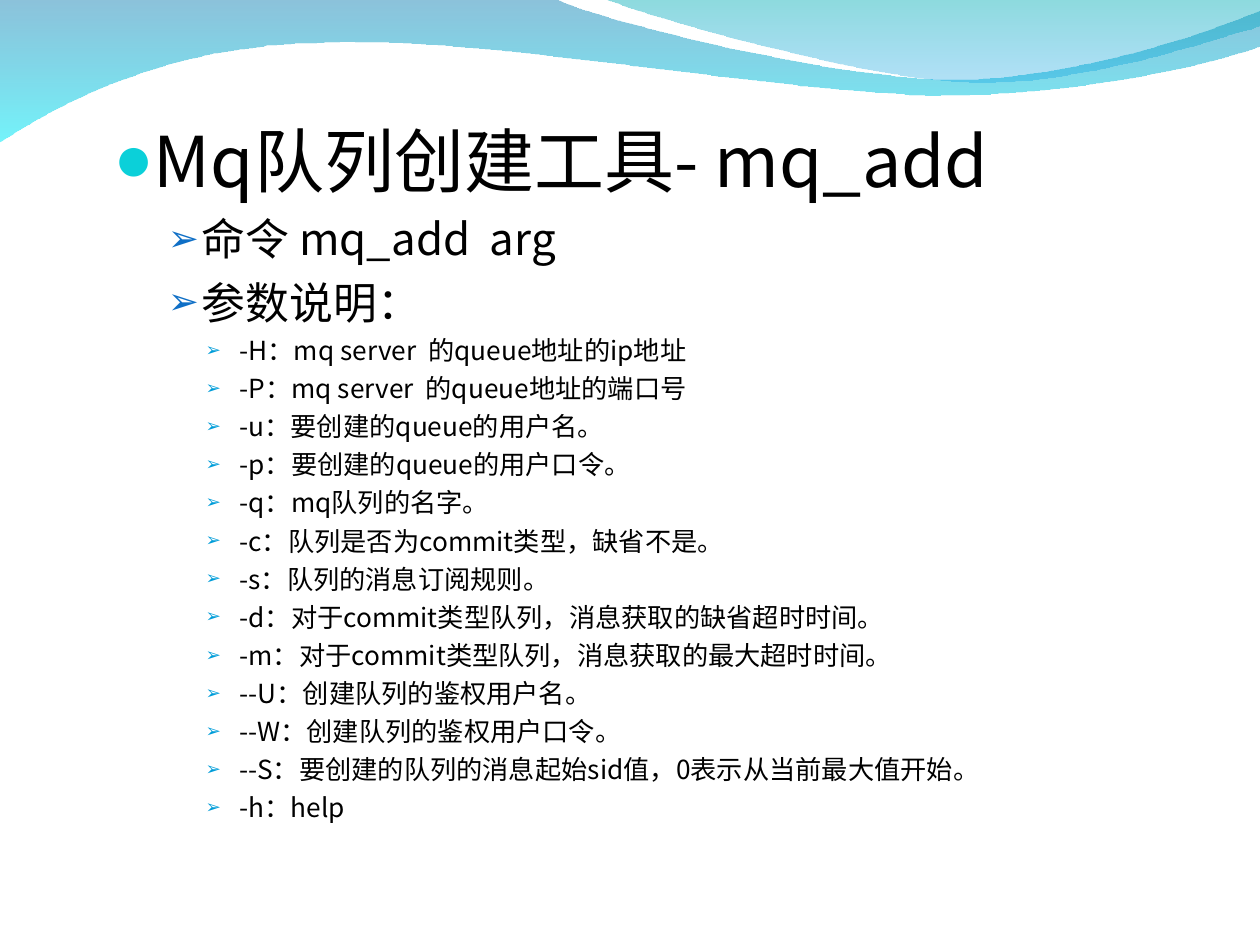
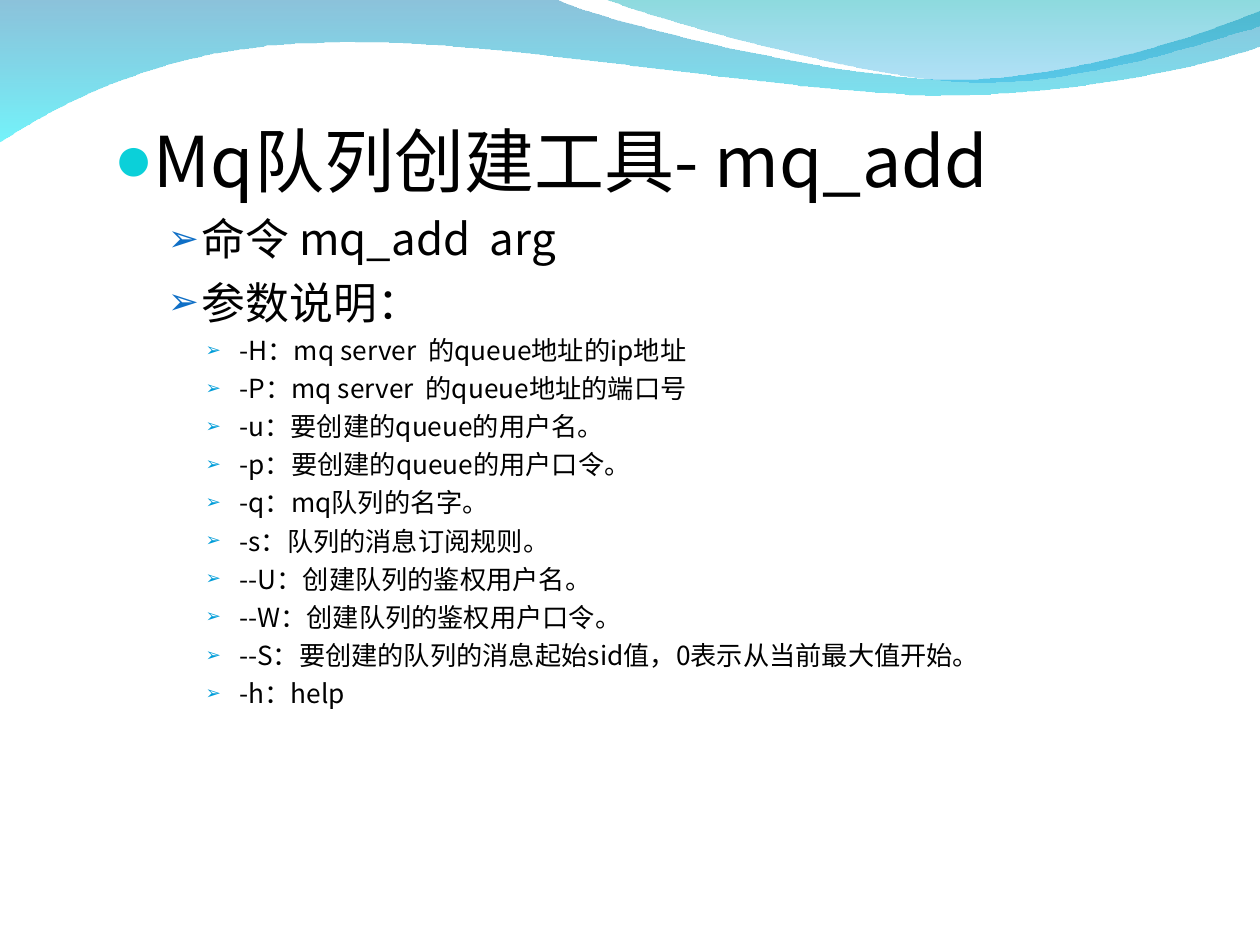
Before and after one commit to burstas/cwinux-mq, a slide deck: slide 33 of mq/doc/mq_introduce.ppt (slide 32 before the commit). Drawn at 1260x945 pixels with LibreOffice and Linux fonts; fonts in the diff are those of the drawing; background and template pictures are left out. Boxes give left, top, right and bottom in pixels: in the first picture for what was removed or moved away, otherwise in the second. Text is boxed around its words. In the diff, an @@ line names an element or a change of style, - is before the commit and + after.

```diff
--- a/mq/doc/mq_introduce.ppt
+++ b/mq/doc/mq_introduce.ppt
@@ text at <box>239,529,723,554</box>: paragraph removed @@
-    ➢ -c：队列是否为commit类型，缺省不是。
@@ text at <box>239,604,891,668</box>: paragraphs removed @@
-    ➢ -d：对于commit类型队列，消息获取的缺省超时时间。
-    ➢ -m：对于commit类型队列，消息获取的最大超时时间。
```
Also in this commit, not shown: 13 other slides changed, 2 slides added, 1 slide removed, 1 other file.
